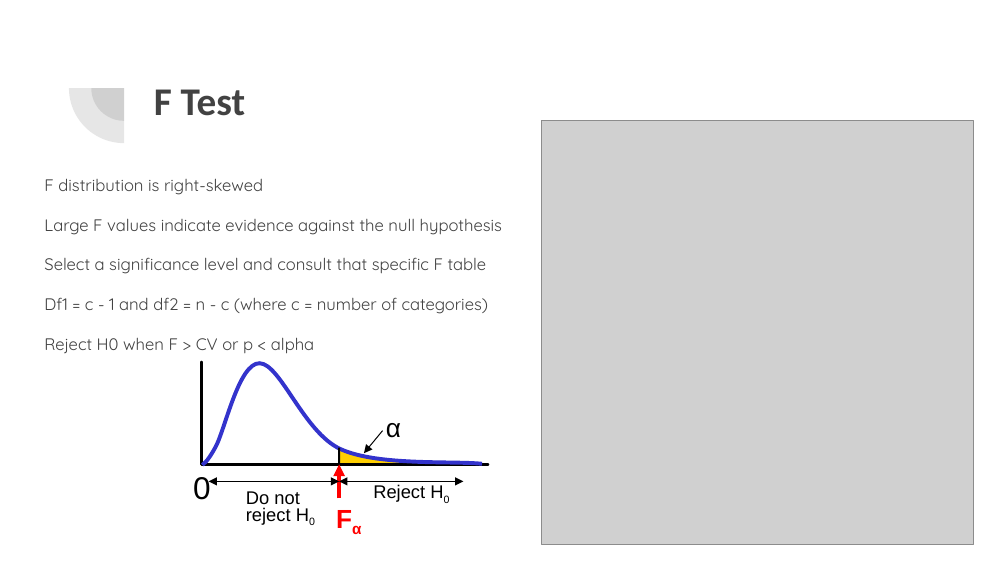
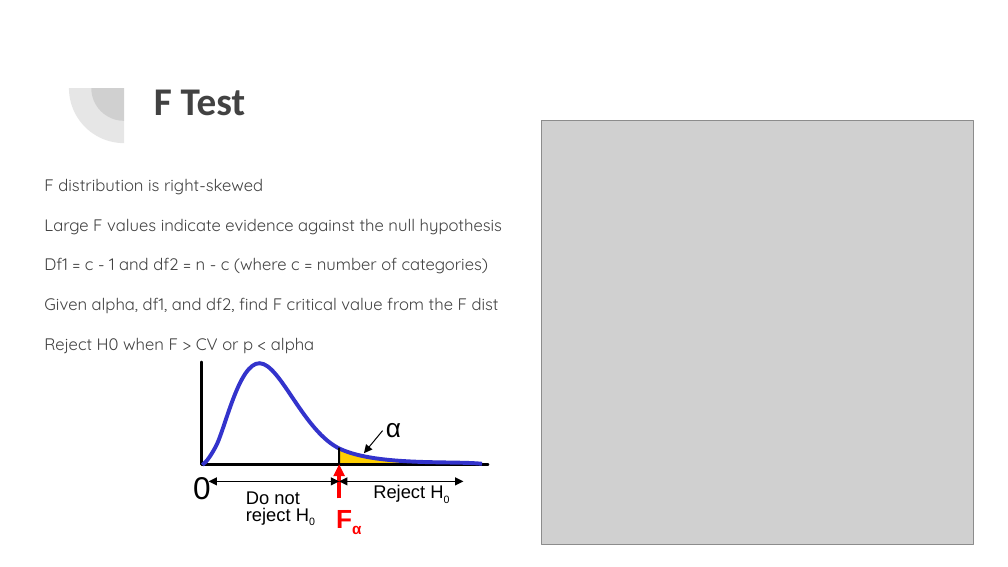
Before and after one commit to rjwrobel86/applied-business-statistics, a slide deck: slide 13 of course-materials/slides/ANOVA.pptx. Drawn at 1008x567 pixels with LibreOffice and Linux fonts; fonts in the diff are those of the drawing; grey boxes stand for pictures. Boxes give left, top, right and bottom in pixels: in the first picture for what was removed or moved away, otherwise in the second. Text is boxed around its words. In the diff, an @@ line names an element or a change of style, - is before the commit and + after.

```diff
--- a/course-materials/slides/ANOVA.pptx
+++ b/course-materials/slides/ANOVA.pptx
@@ text at (44,257,487,274): paragraph removed @@
-Select a significance level and consult that specific F table
@@ text at (44,297,499,313): paragraph added @@
+Given alpha, df1, and df2, find F critical value from the F dist
```
Also in this commit, not shown: 17 other slides changed, 2 slides added, 1 slide removed, 6 other files.
